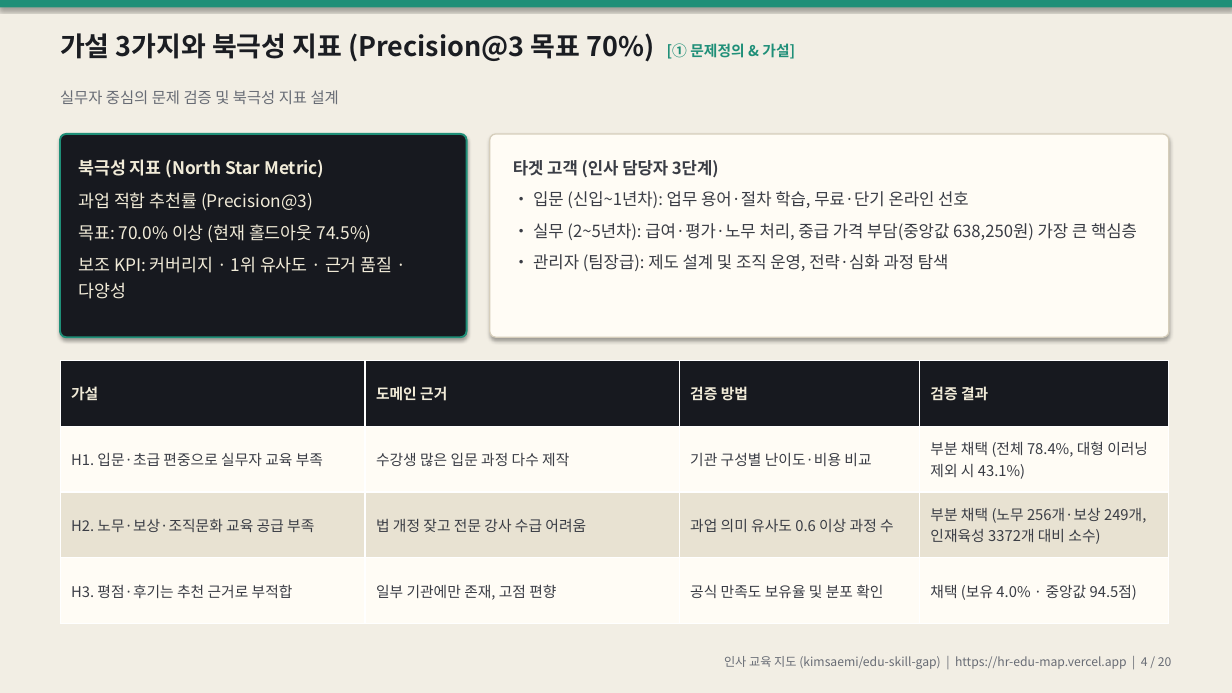
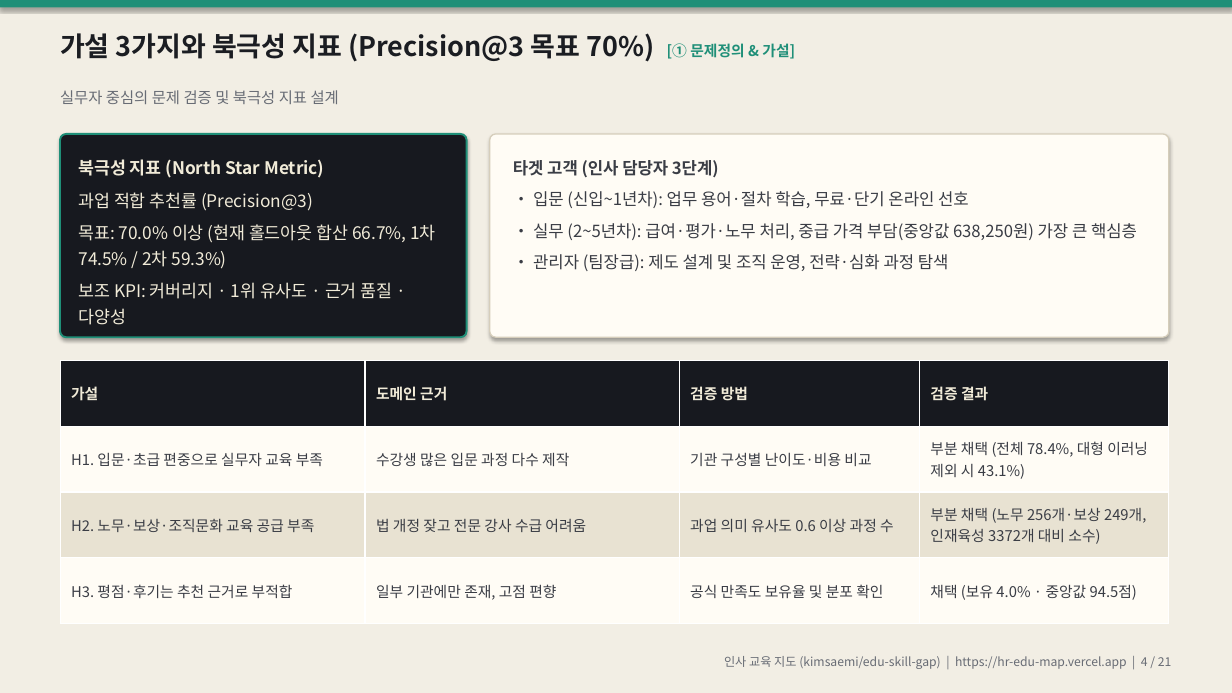
Before and after one commit to kimsaemi/edu-skill-gap, a slide deck: slide 4 of presentation/HR_교육지도_발표.pptx. Drawn at 1232x693 pixels with LibreOffice and Linux fonts; fonts in the diff are those of the drawing. Boxes give left, top, right and bottom in pixels: in the first picture for what was removed or moved away, otherwise in the second. Text is boxed around its words. In the diff, an @@ line names an element or a change of style, - is before the commit and + after.

Commit message:
feat: 홀드아웃 2차 결과(BM25 비교·가짜 추천 검정) 발표·PPT·대본 반영 (#27)

```diff
--- a/presentation/HR_교육지도_발표.pptx
+++ b/presentation/HR_교육지도_발표.pptx
@@ text at (79, 224, 436, 269): text changed @@
-목표: 70.0% 이상 (현재 홀드아웃 74.5%)
+목표: 70.0% 이상 (현재 홀드아웃 합산 66.7%, 1차 74.5% / 2차 59.3%)
@@ text at (724, 656, 1171, 669): text changed @@
-인사 교육 지도 (kimsaemi/edu-skill-gap) | https://hr-edu-map.vercel.app | 4 / 20
+인사 교육 지도 (kimsaemi/edu-skill-gap) | https://hr-edu-map.vercel.app | 4 / 21
```
Also in this commit, not shown: 19 other slides changed, 1 slide added, 8 other files.
